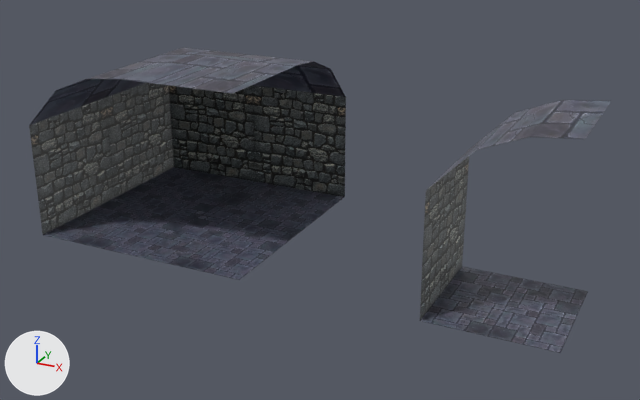
The Blender file Assets/basicdungeon/walls.blend as it was, and as the next commit left it.
Before and after are seen from a camera (50 mm lens) standing at (9.63, -11.72, 6.27) and looking at (3.56, 0.74, 0.83). Arrows for +X, +Y and +Z are at lower left; the lights stay in place.
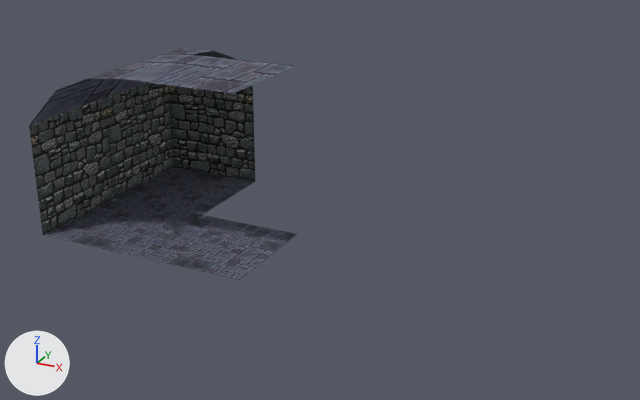
What differs and where, as boxes (x1, y1, x2, y2) in the pictures (640 x 400 px):
'Cube.002', deleted
    before: (420, 100, 611, 353)
    faces in mat_floor (picture img_floor_jpg): (420, 100, 611, 353)
    faces in mat_wall (picture img_stonewall_jpg): (420, 156, 469, 320)
'Cube.003', surface changed
    both: (106, 48, 255, 215)
'Cube', surface changed
    both: (29, 54, 201, 247)
'Cube.001', deleted (black)
    before: (193, 51, 346, 234)
    faces in mat_wall (picture img_stonewall_jpg): (253, 86, 346, 197)
    faces in mat_floor (picture img_floor_jpg): (193, 51, 346, 234)

Diff of the bpy script that builds the scene:
```diff
--- a/Assets/basicdungeon/walls.blend.py
+++ b/Assets/basicdungeon/walls.blend.py
@@ mat_floor @@
 mat_floor.texture = img_floor_jpg
+mat_floor.roughness = 1.0
@@ mat_wall @@
 mat_wall.texture = img_stonewall_jpg
+mat_wall.roughness = 1.0
@@ ob_cube_001 @@
-ob_cube_001 = bpy.data.objects.new('Cube.001', me_cube_004)
-ob_cube_001.location = (2.0, 2.0, 0.0)
-ob_cube_001.rotation_euler = (0.0, 0.0, -1.571)  # degrees (0, 0, -90)
@@ ob_cube_002 @@
-ob_cube_002 = bpy.data.objects.new('Cube.002', me_cube_005)
-ob_cube_002.location = (7.0, 0.0, 0.0)
```
